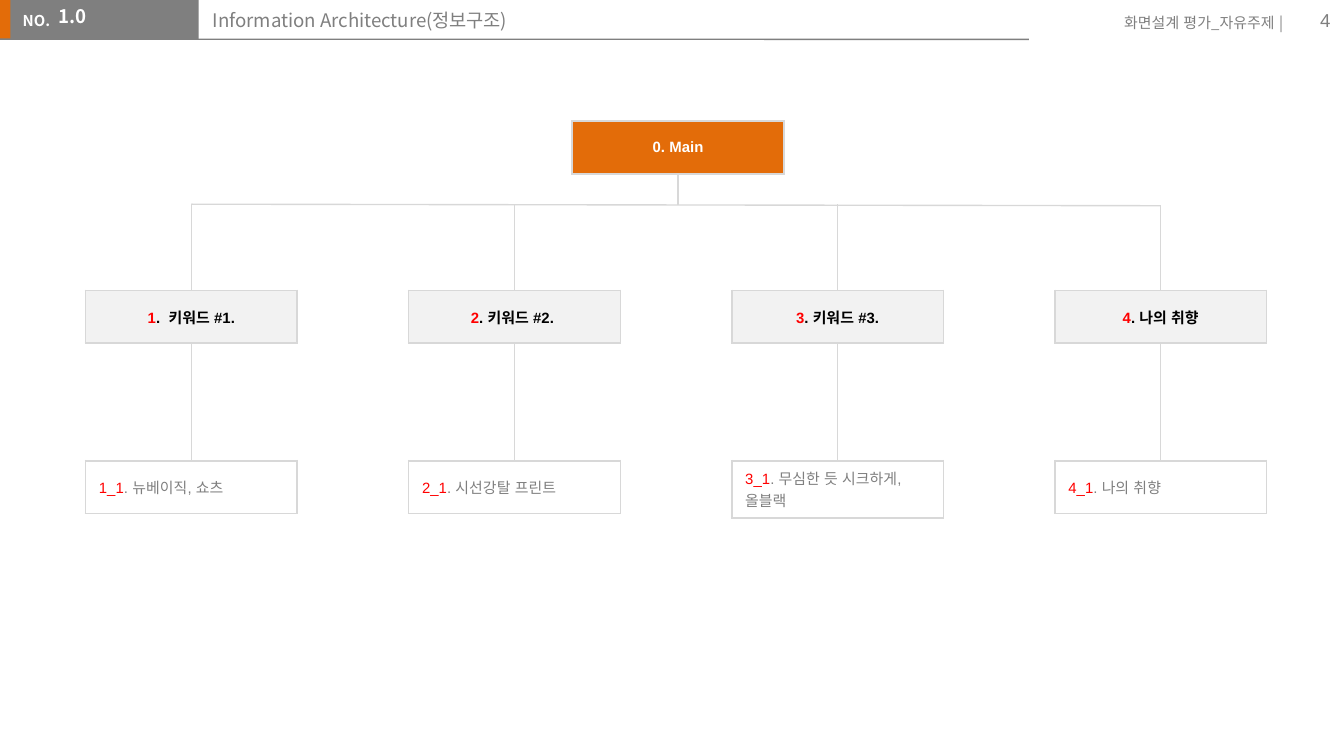
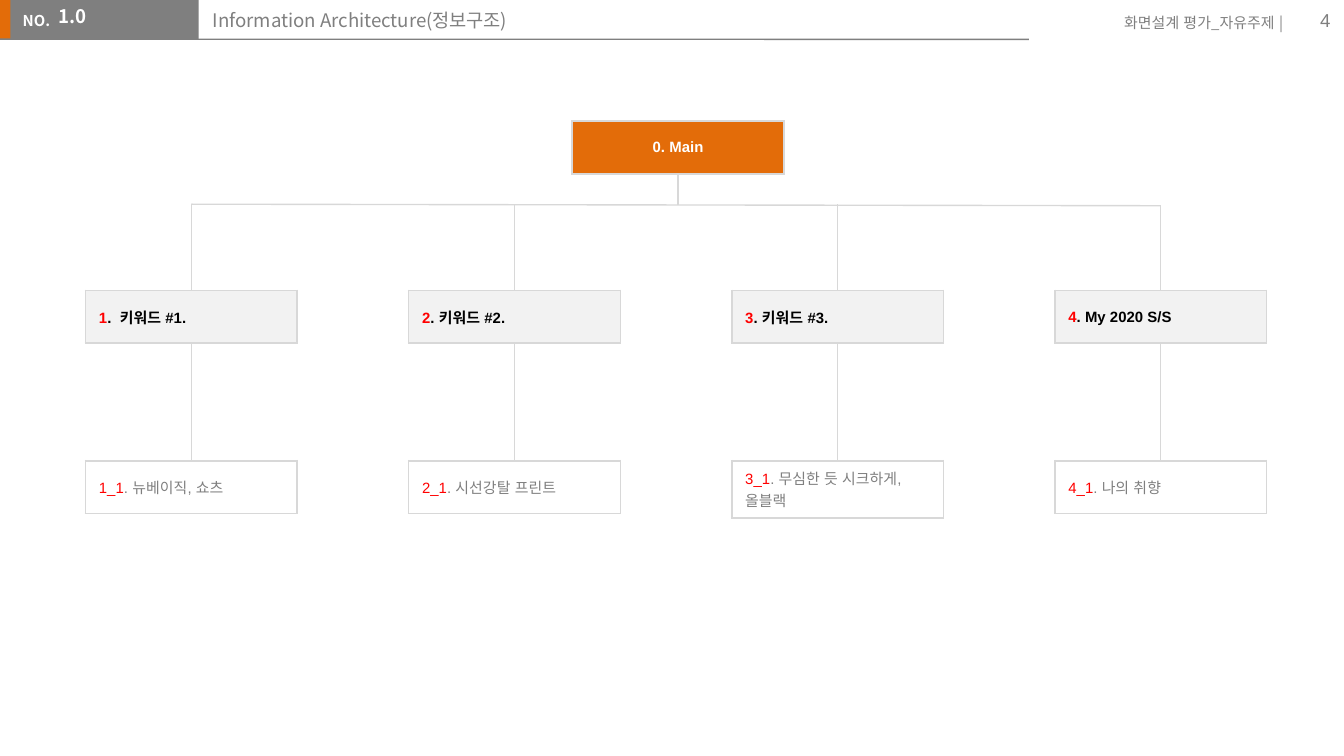
Before and after one commit to chaemilee9012/TIL2020, a slide deck: slide 4 of assignment/storyboard/이채미.pptx. Drawn at 1344x756 pixels with LibreOffice and Linux fonts; fonts in the diff are those of the drawing. Boxes give left, top, right and bottom in pixels: in the first picture for what was removed or moved away, otherwise in the second. Text is boxed around its words. In the diff, an @@ line names an element or a change of style, - is before the commit and + after.

```diff
--- a/assignment/storyboard/이채미.pptx
+++ b/assignment/storyboard/이채미.pptx
@@ table at box(86, 290, 297, 343) @@
@@ alignment centre to left @@
@@ table at box(409, 290, 620, 343) @@
@@ alignment centre to left @@
@@ table at box(731, 290, 942, 343) @@
@@ alignment centre to left @@
@@ table at box(1055, 290, 1266, 343) @@
-row 1, column 1: 4. 나의 취향
+row 1, column 1: 4. My 2020 S/S
```
Also in this commit, not shown: 2 other slides changed.
